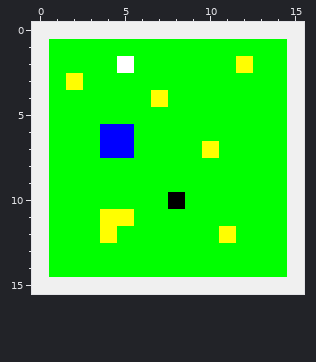
Two versions of one pixel-art sprite, ProyectoDds/res/textures/levels/map1.png. Above is the file before it was changed.
The file is 16x16 pixels.
Once edited:
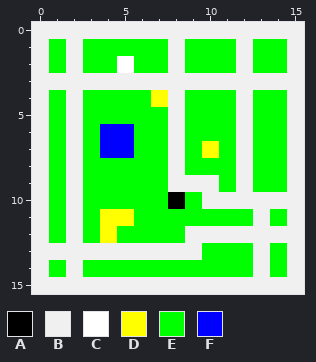
Palette (. is transparent): A #000000  B #f0f0f0  C #ffffff  D #ffff00  E #00ff00  F #0000ff
What changed:
@@ x 0..15 @@
  0 BBBBBBBBBBBBBBBB
- 1 BEEEEEEEEEEEEEEB
- 2 BEEEECEEEEEEDEEB
- 3 BEDEEEEEEEEEEEEB
- 4 BEEEEEEDEEEEEEEB
- 5 BEEEEEEEEEEEEEEB
- 6 BEEEFFEEEEEEEEEB
- 7 BEEEFFEEEEDEEEEB
- 8 BEEEEEEEEEEEEEEB
- 9 BEEEEEEEEEEEEEEB
-10 BEEEEEEEAEEEEEEB
-11 BEEEDDEEEEEEEEEB
-12 BEEEDEEEEEEDEEEB
-13 BEEEEEEEEEEEEEEB
-14 BEEEEEEEEEEEEEEB
+ 1 BEBEEEEEBEEEBEEB
+ 2 BEBEECEEBEEEBEEB
+ 3 BBBBBBBBBBBBBBBB
+ 4 BEBEEEEDBEEEBEEB
+ 5 BEBEEEEEBEEEBEEB
+ 6 BEBEFFEEBEEEBEEB
+ 7 BEBEFFEEBEDEBEEB
+ 8 BEBEEEEEBEEEBEEB
+ 9 BEBEEEEEBBBEBEEB
+10 BEBEEEEEAEBBBBBB
+11 BEBEDDEEEEEEEBEB
+12 BEBEDEEEEBBBBBBB
+13 BBBBBBBBBBEEEBEB
+14 BEBEEEEEEEEEEBEB
 15 BBBBBBBBBBBBBBBB
